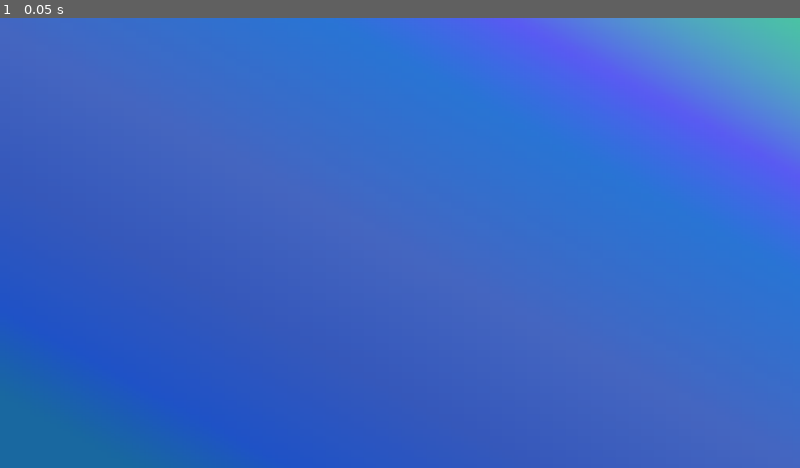
Above: before the commit, frame 1.
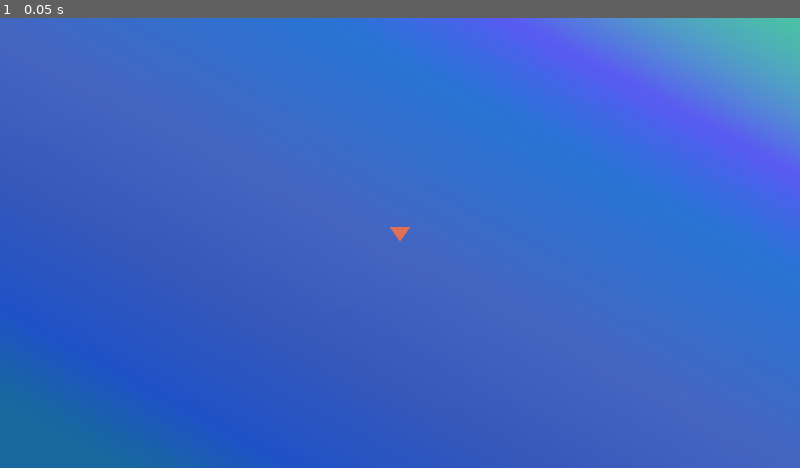
Above: after the commit, the same moment.

Repository: nskins/triangle-defender
Game: Godot game, scene res://world.tscn
Same seed, same stepped clock (60 frames per second), same inputs: the game is played once before the commit and once after it.
Inputs:
- Up to frame 1 (0.05 s): no input

The runs differ from the first frame. In frame 1, less than 0.1% of the frame differs, in the area x 48-52%, y 46-50%.

Commit message:
Add triangle to the main world scene

Diff:
--- a/project.godot
+++ b/project.godot
@@ -18,3 +18,7 @@
 [display]
 
 window/stretch/mode="viewport"
+
+[rendering]
+
+renderer/rendering_method="gl_compatibility"
--- a/world.tscn
+++ b/world.tscn
@@ -10,6 +10,14 @@
 gradient = SubResource("Gradient_5j4ol")
 fill_from = Vector2(0.100917, 0.93578)
 
+[sub_resource type="Gradient" id="Gradient_8sucy"]
+offsets = PackedFloat32Array(0, 0.566434, 1)
+colors = PackedColorArray(0.8, 0.0823529, 0.360784, 1, 0.909804, 0.635294, 0.321569, 1, 0.952941, 0.541176, 0.756863, 1)
+
+[sub_resource type="GradientTexture2D" id="GradientTexture2D_8wbqi"]
+gradient = SubResource("Gradient_8sucy")
+fill_from = Vector2(0.213592, 0.912621)
+
 [node name="World" type="Node2D"]
 material = SubResource("ShaderMaterial_ty8sl")
 
@@ -19,3 +27,15 @@
 offset_right = 1159.0
 offset_bottom = 653.0
 texture = SubResource("GradientTexture2D_ud143")
+
+[node name="Triangle" type="Area2D" parent="."]
+z_index = 1
+
+[node name="Collision" type="CollisionPolygon2D" parent="Triangle"]
+position = Vector2(561, 301.244)
+scale = Vector2(1, 0.991071)
+polygon = PackedVector2Array(0, -0.245941, 30, -0.245941, 15, 21)
+
+[node name="Texture" type="Polygon2D" parent="Triangle"]
+texture = SubResource("GradientTexture2D_8wbqi")
+polygon = PackedVector2Array(576, 322, 591, 301, 561, 301)
Not shown: 1 places in world.tscn that only renumber resources
